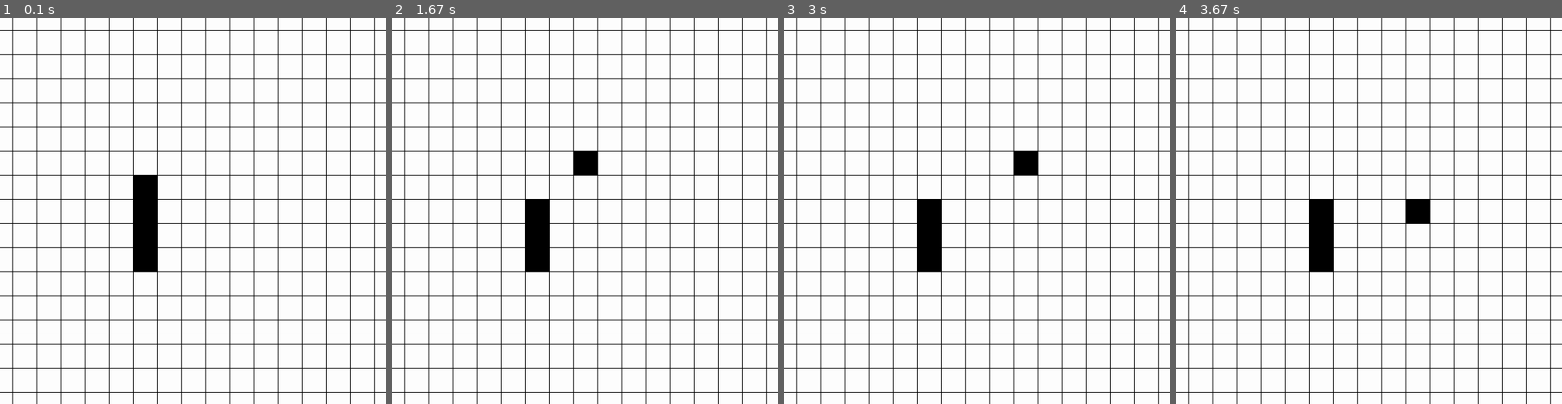
Above: before the commit, frames 1-4 (left to right).
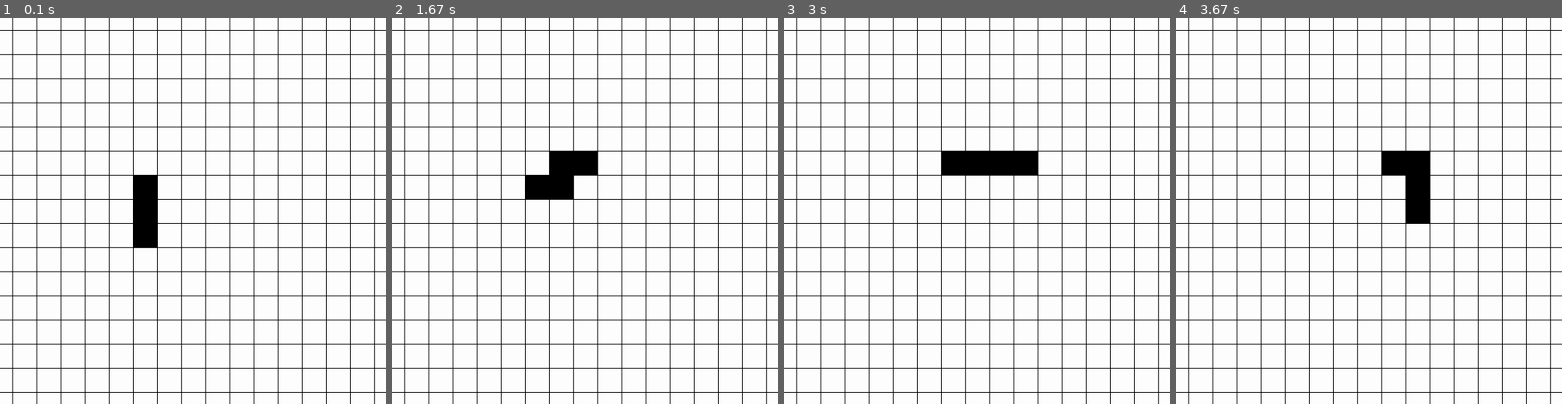
Above: after the commit, the same moments.

Repository: pretzelogical/snake-pygame
Game: pygame game, started from main.py
The game is run twice, just before and just after one commit, with the same random seed, the same clock (stepped at 60 frames per second) and the same inputs.
Inputs:
- Up to frame 1 (0.1 s): no input
- Up to frame 2 (1.67 s): hold Right 0.33-0.8 s; hold Up 0.83-1.18 s; hold Right from 1.22 s (still down)
- Up to frame 3 (3 s): release Right at 1.82 s; hold Left 1.85-2.62 s; hold Down from 2.65 s (still down)
- Up to frame 4 (3.67 s): release Down at 3.62 s; hold Left from 3.65 s (still down)
The pictures show only the part of the screen within x 33-83%, y 27-77%; the shares and areas given below are measured in that part.

The runs differ from the first frame. In frame 1, 0.4% of the frame differs, in the area x 34-41%, y 59-66%; in frame 2, 2.4%, in the area x 34-48%, y 34-66%; in frame 3, 2.4%; in frame 4, 2.4%.

Commit message:
snake moves based

Diff:
--- a/main.py
+++ b/main.py
@@ -2,6 +2,7 @@
 import pygame
 from pygame.math import Vector2
 from sys import argv
+from collections import deque
 pygame.init()
 
 SCREEN_SIZE = 1024
@@ -19,47 +20,62 @@
     def __init__(self, *args, **kwargs):
         super().__init__(*args, **kwargs)
         self.color = COL_BLACK
-        self.pos = Vector2(16, 16)
+        if "pos" in kwargs:
+            self.pos = kwargs["pos"]
+        else:
+            self.pos = Vector2(16, 16)
         self.lastHeading = pygame.K_UP
-        self.head = kwargs.get("head", False)
-        self.parent = kwargs.get("parent", None)
-        self.child = kwargs.get("child", None)
-        self.old_pos = self.pos.copy()
-        if not self.head and not self.parent:
-            raise ValueError("Snake must have parent if not head")
 
-    def move(self, heading, gameField):
+    # def move(self, heading, fullSnake):
+    #     """ Processes movement """
+    #     self.newPart = Snake(GRID_SIZE, GRID_SIZE, GRID_SIZE, GRID_SIZE)
+    #     headingMap = {
+    #         pygame.K_LEFT: Vector2(-1, 0),
+    #         pygame.K_RIGHT: Vector2(1, 0),
+    #         pygame.K_UP: Vector2(0, -1),
+    #         pygame.K_DOWN: Vector2(0, 1)
+    #                }
+    #     heading = self.pickHeading(heading)
+    #     if heading in headingMap:
+    #         self.pos += headingMap[heading]
+    #     self.lastHeading = heading
+
+    @staticmethod
+    def move(heading, fullSnake):
         """ Processes movement """
-        if not self.head:
-            self.update()
-            return
         headingMap = {
             pygame.K_LEFT: Vector2(-1, 0),
             pygame.K_RIGHT: Vector2(1, 0),
             pygame.K_UP: Vector2(0, -1),
             pygame.K_DOWN: Vector2(0, 1)
-                   }
-        heading = self.pickHeading(heading)
+                       }
+        heading = Snake.pickHeading(fullSnake[0], heading)
         if heading in headingMap:
-            self.pos += headingMap[heading]
-        self.lastHeading = heading
+            fullSnake.appendleft(Snake(GRID_SIZE, GRID_SIZE, GRID_SIZE,
+                                       GRID_SIZE, pos=fullSnake[0].pos
+                                       + headingMap[heading]))
+        else:
+            raise RuntimeError(f"Invalid heading: {heading}")
+        fullSnake.pop()
+        fullSnake[0].lastHeading = heading
         if TESTING:
             print(pygame.key.name(heading))
-            print(f"Pos: {self.pos}")
-        return
+            print(f"Pos: {fullSnake[0].pos}")
+        return fullSnake
 
-    def pickHeading(self, heading):
+    @staticmethod
+    def pickHeading(head, heading):
         """
         Picks the correct heading based on the
         last heading of the snake
         """
-        if heading == pygame.K_LEFT and self.lastHeading == pygame.K_RIGHT:
+        if heading == pygame.K_LEFT and head.lastHeading == pygame.K_RIGHT:
             return pygame.K_RIGHT
-        elif heading == pygame.K_RIGHT and self.lastHeading == pygame.K_LEFT:
+        elif heading == pygame.K_RIGHT and head.lastHeading == pygame.K_LEFT:
             return pygame.K_LEFT
-        elif heading == pygame.K_UP and self.lastHeading == pygame.K_DOWN:
+        elif heading == pygame.K_UP and head.lastHeading == pygame.K_DOWN:
             return pygame.K_DOWN
-        elif heading == pygame.K_DOWN and self.lastHeading == pygame.K_UP:
+        elif heading == pygame.K_DOWN and head.lastHeading == pygame.K_UP:
             return pygame.K_UP
         return heading
 
@@ -109,15 +125,14 @@
 
 
 def initSnakeBlocks(num_children):
-    snake = []
+    snake = deque()
     snakeHead = Snake(GRID_SIZE, GRID_SIZE, GRID_SIZE, GRID_SIZE, head=True)
     snake.append(snakeHead)
     offset = Vector2(16, 16)
     for i in range(1, num_children + 1):
         parent = snake[i - 1]
         newPart = Snake(GRID_SIZE, GRID_SIZE,
-                        GRID_SIZE, GRID_SIZE, parent=parent)
-        newPart.pos = offset
+                        GRID_SIZE, GRID_SIZE, pos=offset)
         snake.append(newPart)
         parent.child = snake[i]
         offset += Vector2(0, 1)
@@ -130,11 +145,10 @@
     if TESTING:
         print("Testing mode")
         frameCount = 0
-    gameField = createGameField()
     clock = pygame.time.Clock()
     snake = initSnakeBlocks(3)
     food = Food(0, 0, GRID_SIZE, GRID_SIZE)
-    blocks = snake + [food]
+    blocks = list(snake) + [food]
     if TESTING:
         print(blocks)
     running = True
@@ -151,13 +165,13 @@
                 heading = event.key
 
         # Game logic
-        for s in snake:
-            if s.head:
-                s.move(heading, gameField)
+        print(pygame.key.name(heading))
+        Snake.move(heading, snake)
 
         # Drawing logic
         screen.fill((255, 255, 255))
         drawGameGrid(screen)
+        blocks = list(snake) + [food]
         drawBlocks(screen, blocks)
         if TESTING:
             frameCount += 1
